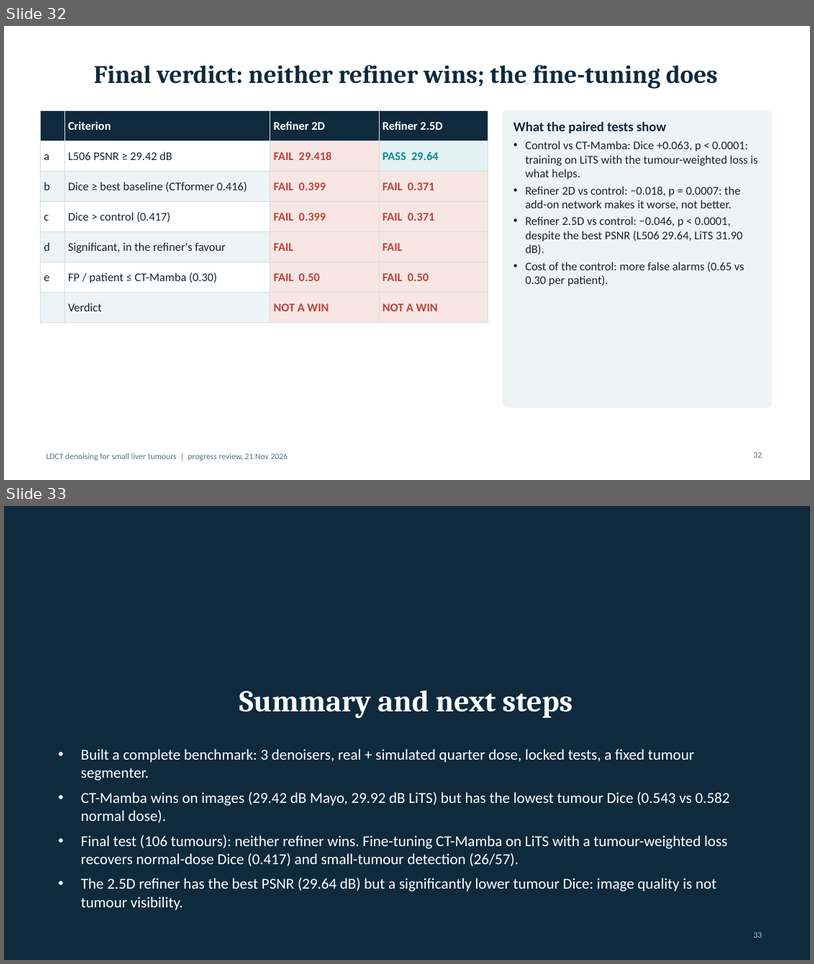
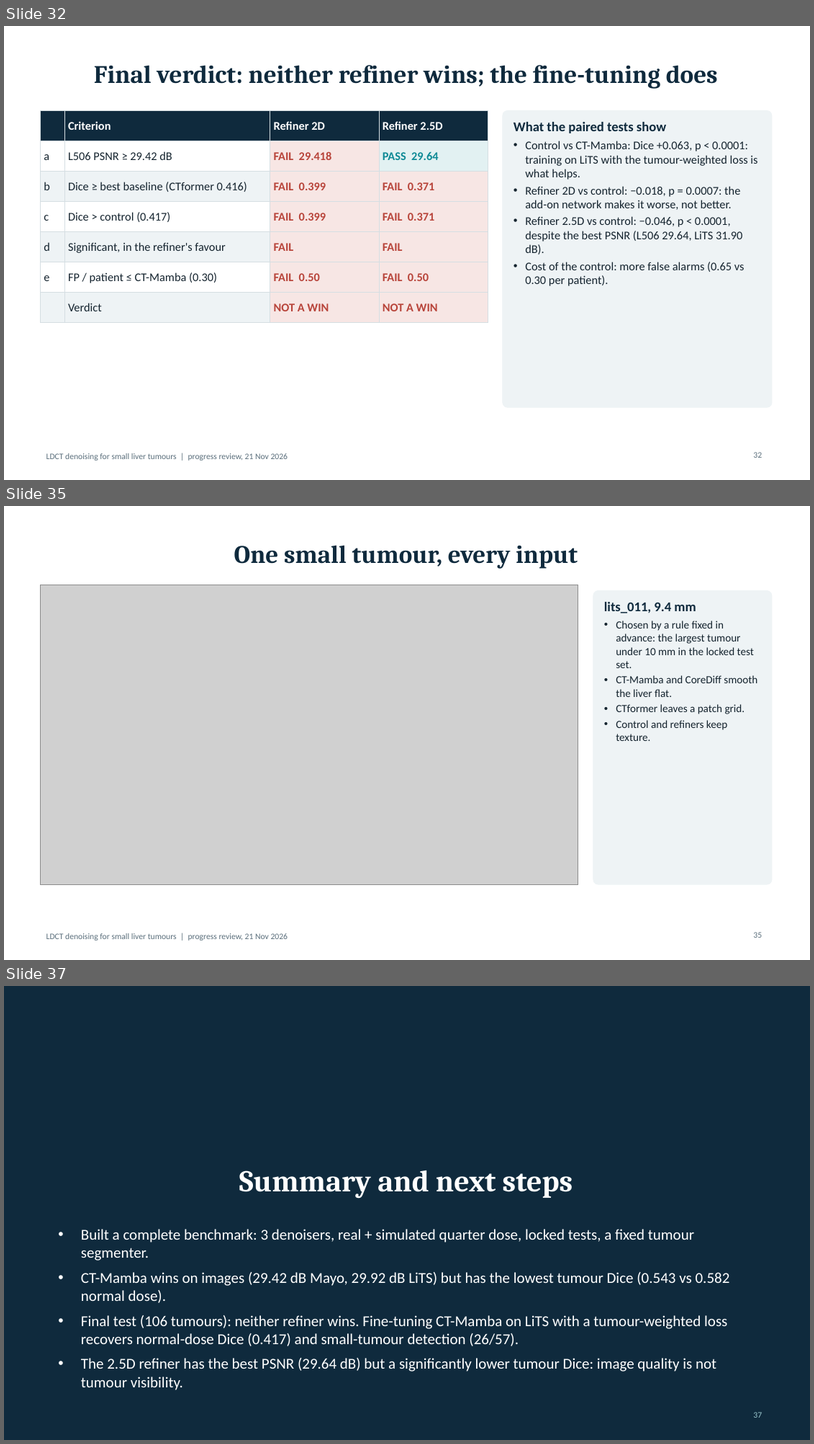
Before and after one commit to Vaideesh-k/ldct-bench, a slide deck: docs/report/LDCT_Refiner_Results.pptx. Shown one above the other, each under a label of ours: slides 32 and 33 before the commit, slides 32, 35 and 37 after it; the slides between them are not shown. The pictures are 814x964 and 814x1444 pixels, drawn with LibreOffice and Linux fonts; fonts in the diff are those of the drawing; grey boxes stand for pictures. Boxes give left, top, right and bottom in pixels: in the first picture for what was removed or moved away, otherwise in the second. Text is boxed around its words. In the diff, an @@ line names an element or a change of style, - is before the commit and + after.

```diff
--- a/docs/report/LDCT_Refiner_Results.pptx
+++ b/docs/report/LDCT_Refiner_Results.pptx
@@ slide 35 added at (4, 506, 810, 960), background #FFFFFF; not listed: 1 template element that a slide beside it also shows @@
@@ title added at (234, 545, 578, 568), 30 pt, text #0F2A3D, bold @@
+One small tumour, every input
@@ picture added at (40, 584, 579, 885) @@
@@ rounded rectangle added at (594, 591, 772, 884), fill #EEF3F5, outline #EEF3F5 1 pt @@
@@ text added at (604, 602, 758, 741), 13 pt, text #14232E @@
+lits_011, 9.4 mm
+• Chosen by a rule fixed in advance: the largest tumour under 10 mm in the locked test set.
+• CT-Mamba and CoreDiff smooth the liver flat.
+• CTformer leaves a patch grid.
+• Control and refiners keep texture.
@@ page number added at (754, 932, 762, 937), 10 pt, text #5B6F7C @@
+35
@@ what was slide 33 is now slide 37 @@
@@ page number at (754, 1412, 762, 1417): text changed @@
-33
+37
```
Also in this commit, not shown: 2 slides changed, 3 other slides added, 4 other files.
